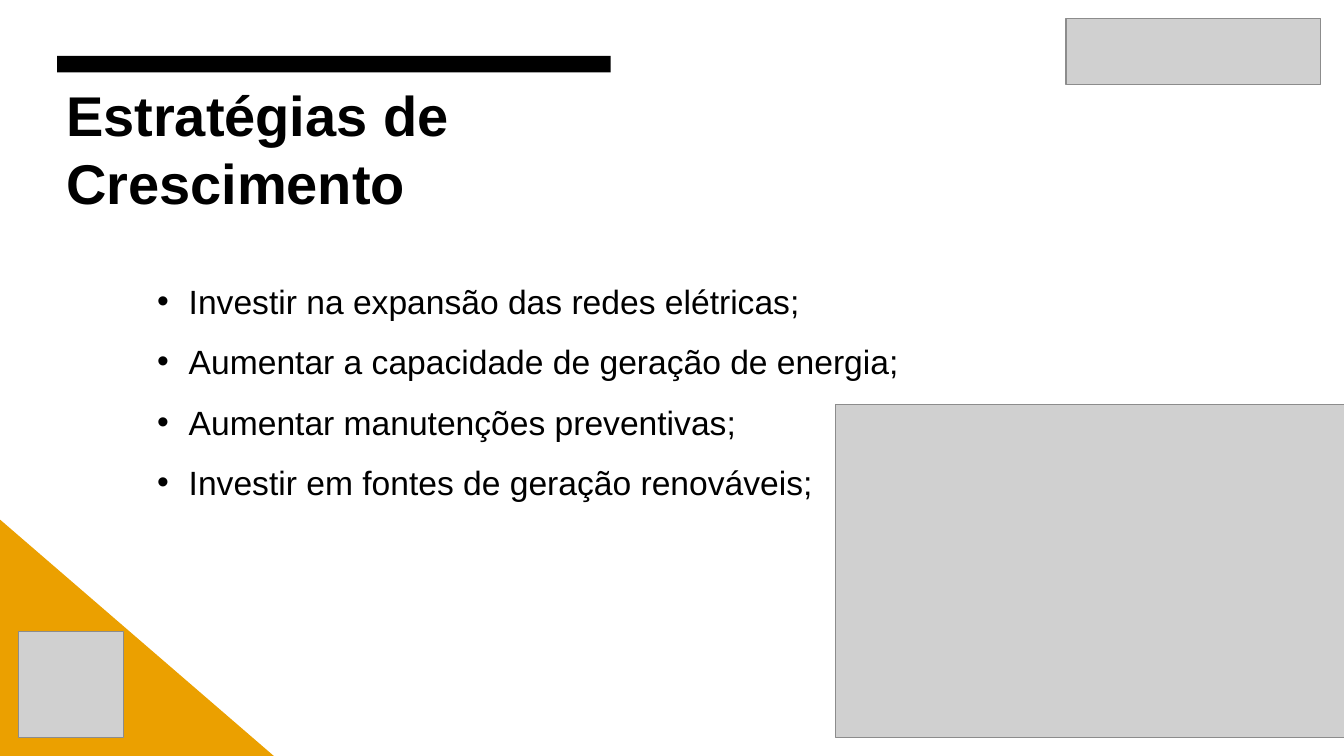
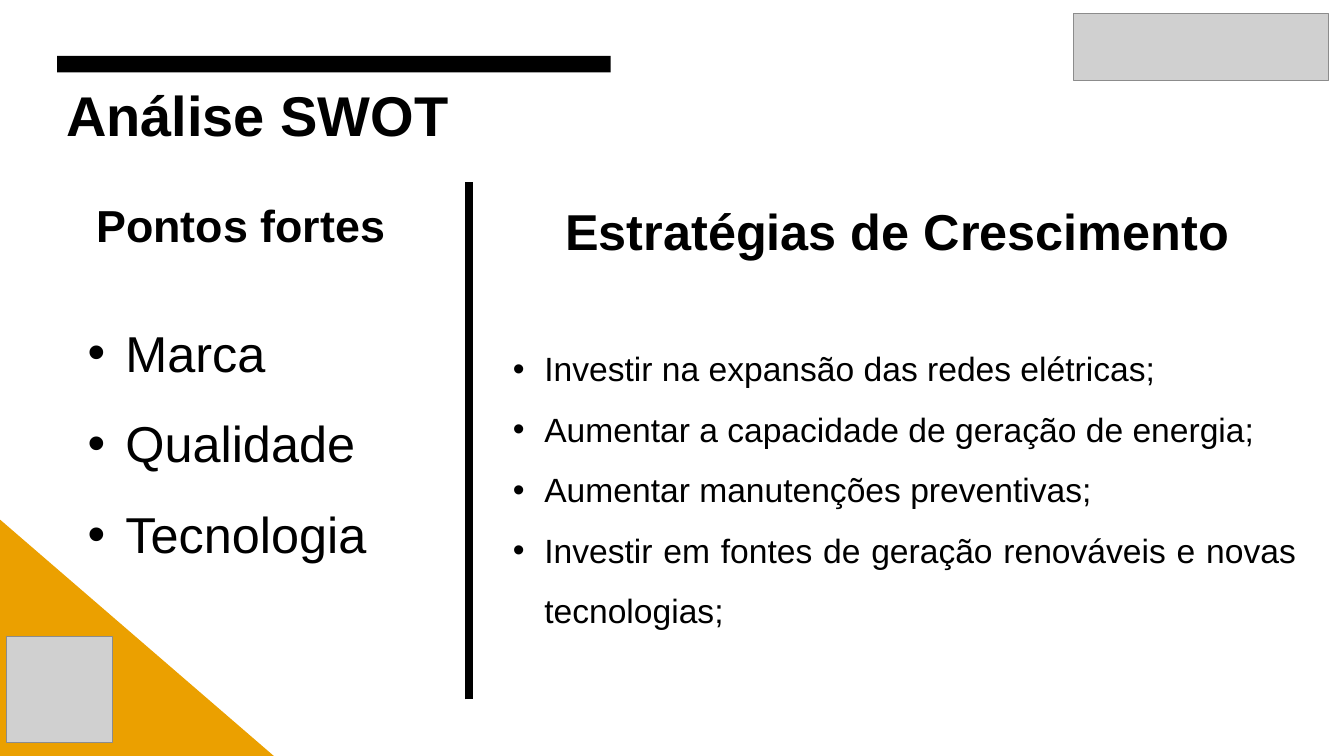
Before and after one commit to Gabriel-Esquilo-Medeiros/Projeto_Integrador_CPFL, a slide deck: slide 9 of Template Final - Apresentacao - Conhecendo o Negócio.pptx (slide 11 before the commit). Drawn at 1344x756 pixels with LibreOffice and Linux fonts; fonts in the diff are those of the drawing; grey boxes stand for pictures. Boxes give left, top, right and bottom in pixels: in the first picture for what was removed or moved away, otherwise in the second. Text is boxed around its words. In the diff, an @@ line names an element or a change of style, - is before the commit and + after.

```diff
--- a/Template Final - Apresentacao - Conhecendo o Negócio.pptx
+++ b/Template Final - Apresentacao - Conhecendo o Negócio.pptx
@@ picture: place and size @@
-picture at [1067, 18, 1322, 85]
+picture at [1074, 14, 1329, 81]
@@ title added at [66, 95, 449, 137], 40 pt, text #000000, bold @@
+Análise SWOT
@@ text added at [96, 209, 385, 243], 32 pt, text #000000, bold @@
+Pontos fortes
@@ line added from (469, 700) to (469, 181), #000000 6 pt @@
@@ text "Estratégias de Crescimento": place and size @@
-text "Estratégias de Crescimento" at [66, 95, 448, 205]
+text "Estratégias de Crescimento" at [565, 213, 1229, 260]
@@ text "Estratégias de Crescimento" at [565, 213, 1229, 260]: size 40 to 36 pt @@
@@ text "Investir na expansão das redes ...": place and size @@
-text "Investir na expansão das redes ..." at [189, 289, 898, 502]
+text "Investir na expansão das redes ..." at [544, 356, 1296, 630]
@@ text added at [125, 337, 366, 563], 36 pt, text #000000 @@
+• Marca
+• Qualidade
+• Tecnologia
@@ picture removed at [836, 404, 1344, 738] @@
@@ text at [544, 538, 1296, 630]: text changed @@
-• Investir em fontes de geração renováveis;
+• Investir em fontes de geração renováveis e novas tecnologias;
@@ picture: place and size @@
-picture at [18, 632, 124, 738]
+picture at [7, 637, 113, 743]
```
Also in this commit, not shown: 6 other slides changed, 4 slides added, 7 slides removed.
